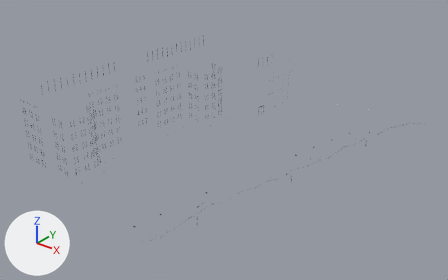
The glTF model web/data/sydney/hero/quay-west_fine.glb, before and after one commit.
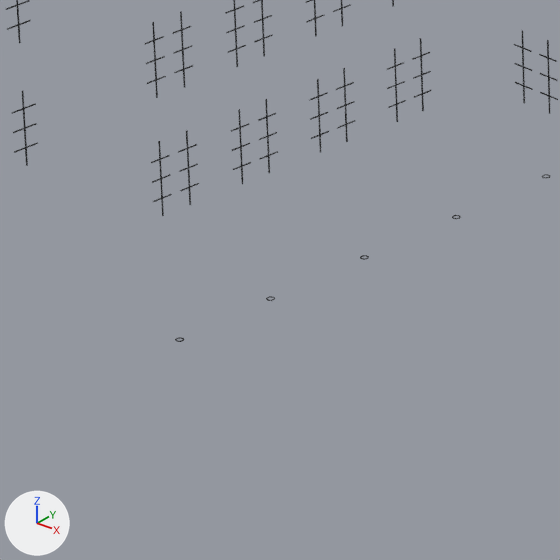
The first picture shows the older version from a 50 mm camera at (-65.9, 66.3, 105.5) aimed at (-191.2, 222.9, 8.4). The close-ups show the older and then the newer version on the part from 32% to 43% of the width and 39% to 56% of the height of that picture. Only the edits that show in the close-ups are written down. The lights are fixed; the arrows at lower left show +X, +Y and +Z. Vertices at exactly the same position are counted once.

Objects in the first close-up: 'quay-west_metal_dark_c-1_-1', 'quay-west_metal_dark_c-2_-1', 'quay-west_metal_dark_c-2_0'.
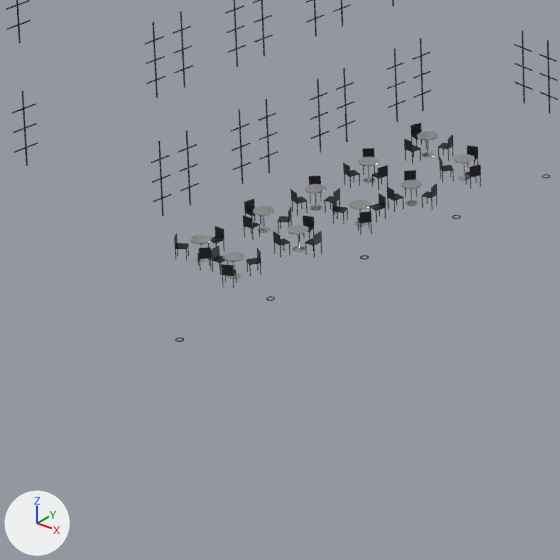
Changed parts and their boxes (x1, y1, x2, y2) in the close-ups (560 x 560 px):
'quay-west_metal_dark_c-2_-1', reshaped
    before: (6, 0, 355, 216)
    after: (6, 0, 454, 288)
'quay-west_metal_steel_c-2_-1', added
    after: (190, 157, 421, 279)
'quay-west_metal_dark_c-2_0', reshaped
    before: (387, 0, 558, 122)
    after: (387, 0, 558, 177)
'quay-west_metal_dark_c-1_-1', reshaped (38% taller)
    before: (175, 215, 461, 342)
    after: (175, 167, 471, 342)
'quay-west_metal_steel_c-2_0', added
    after: (417, 131, 472, 180)
'quay-west_metal_steel_c-1_0', added
    after: (460, 156, 475, 181)
part 1 of me_quay_west_metal_dark_c_1__1, added
    after: (313, 211, 372, 258)
part 2 of me_quay_west_metal_dark_c_1__1, added
    after: (421, 167, 471, 210)
part 3 of me_quay_west_metal_dark_c_2_0, added
    after: (404, 123, 478, 177)
part 4 of me_quay_west_metal_dark_c_2__1, added
    after: (174, 139, 454, 288)

The change in detail:
me_quay_west_metal_dark_c_1__1 is used by ob_quay_west_metal_dark_c_1__1; location (-195.0, 230.0, 4.0).
me_quay_west_metal_dark_c_1__1 had 192 vertices, 288 faces and spanned x -21.41..-20.23, y -14.46..-1.69, z -0.03..0.14.
me_quay_west_metal_dark_c_1__1 now has 322 vertices, 468 faces and spans x -22.22..-20.23, y -14.46..0.07, z -0.03..1.1.
me_quay_west_metal_dark_c_1__1 part 1: 67 vertices added at x -22.22..-21.66, y -7.17..-4.4, z 0.11..0.97.
me_quay_west_metal_dark_c_1__1 part 2: 63 vertices added at x -21.8..-21.3, y -2.13..0.07, z 0.19..1.1.
me_quay_west_metal_dark_c_2_0 is used by ob_quay_west_metal_dark_c_2_0; location (-195.0, 230.0, 4.0).
me_quay_west_metal_dark_c_2_0 had 896 vertices, 672 faces and spanned x -28.2..-21.8, y 0.6..18.3, z 1.1..31.4.
me_quay_west_metal_dark_c_2_0 now has 1105 vertices, 969 faces and spans x -28.2..-21.8, y -0.1..18.3, z 0.3..31.4.
me_quay_west_metal_dark_c_2_0 part 3: 209 vertices added at x -25.0..-22.1, y -0.1..1.4, z 0.3..1.2.
me_quay_west_metal_dark_c_2__1 is used by ob_quay_west_metal_dark_c_2__1; location (-195.0, 230.0, 4.0).
me_quay_west_metal_dark_c_2__1 had 1576 vertices, 1182 faces and spanned x -29.2..-25.2, y -20.8..-0.5, z 1.1..31.4.
me_quay_west_metal_dark_c_2__1 now has 2676 vertices, 2808 faces and spans x -29.2..-21.9, y -20.8..0.2, z 0.1..31.4.
me_quay_west_metal_dark_c_2__1 part 4: 1092 vertices added at x -25.6..-21.9, y -10.7..0.2, z 0.1..1.2.
Other edits to the shape of me_quay_west_metal_dark_c_2__1 do not show in these pictures.
Mesh me_quay_west_metal_steel_c_2__1 is new.
It has 488 vertices, 868 faces and spans x -25.11..-21.84, y -10.16..-1.47, z 0.07..1.06.
It uses material mat_metal_steel (light grey #ced0d1).
Mesh me_quay_west_metal_steel_c_2_0 is new.
It has 110 vertices, 186 faces and spans x -24.48..-21.95, y 0.12..1.21, z 0.28..1.15.
It uses material mat_metal_steel (light grey #ced0d1).
Mesh me_quay_west_metal_steel_c_1_0 is new.
It has 29 vertices, 34 faces and spans x -22.06..-21.7, y 0.118..0.803, z 0.282..1.012.
It uses material mat_metal_steel (light grey #ced0d1).
Object 'quay-west_metal_steel_c-2_-1' (ob_quay_west_metal_steel_c_2__1) is new; it shows me_quay_west_metal_steel_c_2__1.
Its location is (-195.0, 230.0, 4.0).
Object 'quay-west_metal_steel_c-2_0' (ob_quay_west_metal_steel_c_2_0) is new; it shows me_quay_west_metal_steel_c_2_0.
Its location is (-195.0, 230.0, 4.0).
Object 'quay-west_metal_steel_c-1_0' (ob_quay_west_metal_steel_c_1_0) is new; it shows me_quay_west_metal_steel_c_1_0.
Its location is (-195.0, 230.0, 4.0).
